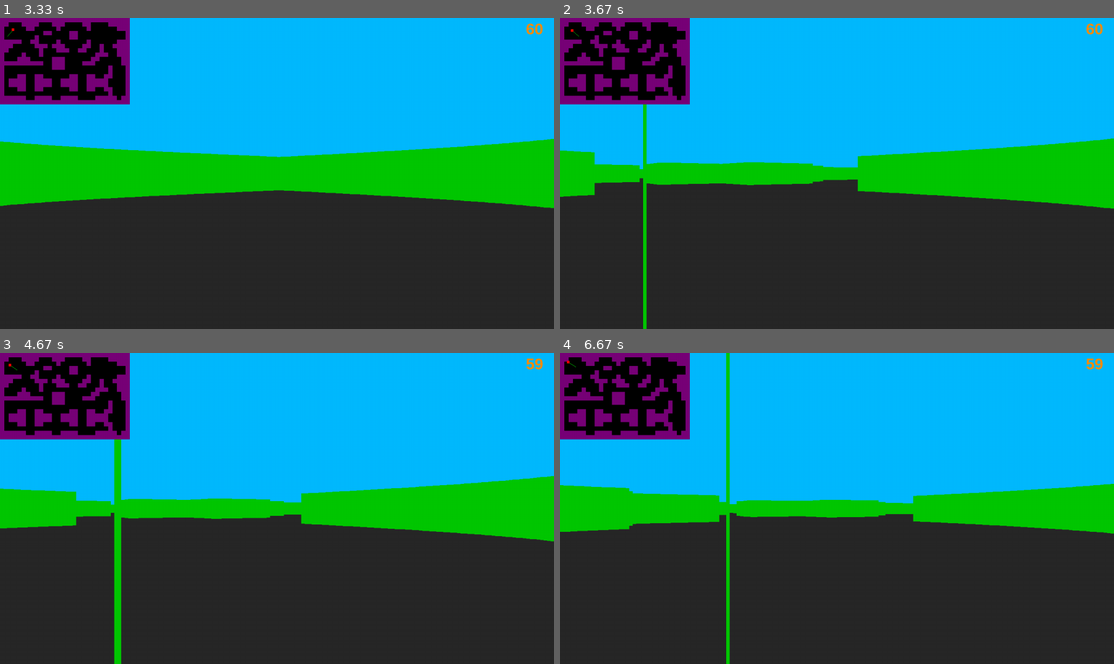
Above: before the commit, frames 1-4 (two rows, left to right).
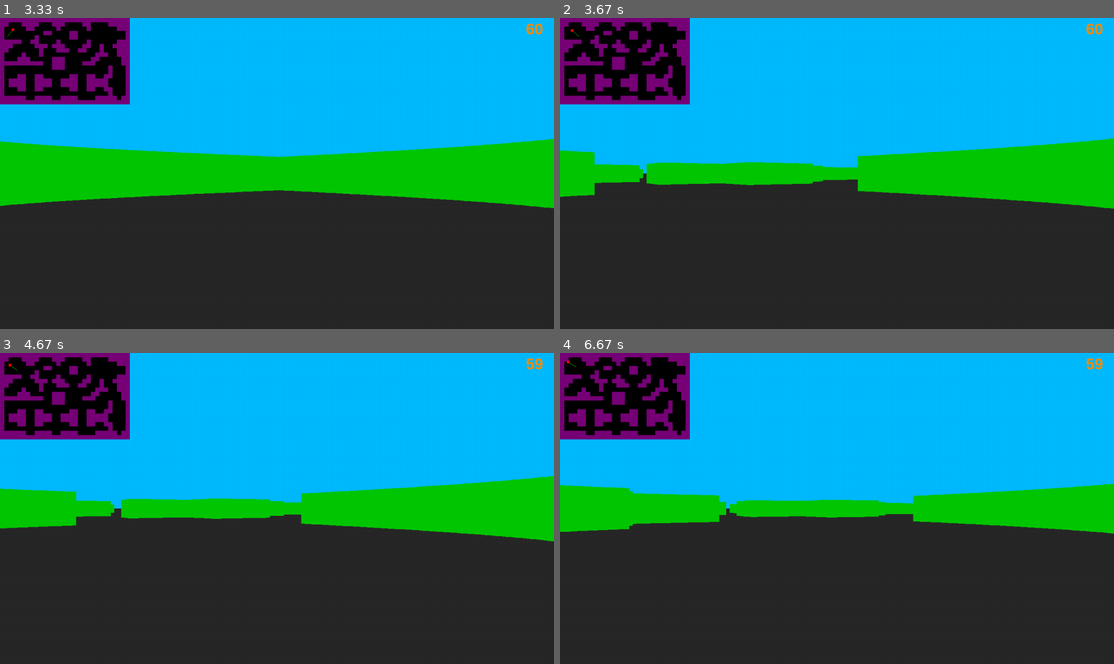
Above: after the commit, the same moments.

Repository: bo1ledOwl/YandexLyceumPyGameProject
Game: pygame game, started from main.py
The game is run twice, just before and just after one commit, with the same random seed, the same clock (stepped at 60 frames per second) and the same inputs.
Inputs (mouse positions are in pixels of both pictures, inside the frame that each line leads up to):
- Up to frame 1 (3.33 s): hold D 0.33-0.8 s; move the mouse to (254, 185) at 0.37 s; hold W 0.83-1.13 s; move the mouse to (454, 164) at 0.87 s; hold D 1.17-1.63 s; move the mouse to (144, 176) at 1.2 s; hold A 1.67-2.2 s; move the mouse to (105, 126) at 1.7 s; hold S 2.23-2.53 s; move the mouse to (360, 64) at 2.27 s; hold A 2.57-2.97 s; move the mouse to (343, 201) at 2.6 s; hold W from 3 s (still down); move the mouse to (288, 67) at 3.03 s
- Up to frame 2 (3.67 s): release W at 3.37 s; hold D from 3.4 s (still down); move the mouse to (637, 164) at 3.43 s
- Up to frame 3 (4.67 s): release D at 4.03 s; hold S 4.07-4.43 s; move the mouse to (282, 539) at 4.1 s; hold A from 4.47 s (still down); move the mouse to (260, 455) at 4.5 s
- Up to frame 4 (6.67 s): release A at 4.93 s; hold D 4.97-5.43 s; move the mouse to (981, 558) at 5 s; hold W 5.47-5.77 s; move the mouse to (748, 405) at 5.5 s; hold D 5.8-6.27 s; move the mouse to (981, 480) at 5.83 s; hold A from 6.3 s (still down); move the mouse to (626, 440) at 6.33 s

Frame 1 is identical in both runs. In frame 2, 0.5% of the frame differs, in the area x 15-16%, y 27-100%; in frame 3, 1.0%, in the area x 20-22%, y 27-100%; in frame 4, 0.7%.

Commit message:
фикс полос на весь экран

Diff:
--- a/ray_casting.py
+++ b/ray_casting.py
@@ -11,8 +11,8 @@
     for ray in range(NUM_RAYS):
         sin_a = math.sin(math.radians(a))
         cos_a = math.cos(math.radians(a))
-        proj_height_h = HEIGHT
-        proj_height_v = HEIGHT
+        proj_height_h = 0
+        proj_height_v = 0
         if not sin_a:
             sin_a = 0.00000001
         if not cos_a:
@@ -30,6 +30,8 @@
                 depth_h *= math.cos(math.radians(player.angle - a))
                 if depth_h != 0:
                     proj_height_h = PROJECTION_COEFF / depth_h
+                else:
+                    proj_height_h = HEIGHT
                 break
             yh += y_next * TILE
 
@@ -45,6 +47,8 @@
                 depth_v *= math.cos(math.radians(player.angle - a))
                 if depth_v != 0:
                     proj_height_v = PROJECTION_COEFF / depth_v
+                else:
+                    proj_height_v = HEIGHT
                 break
             xv += x_next * TILE
 
